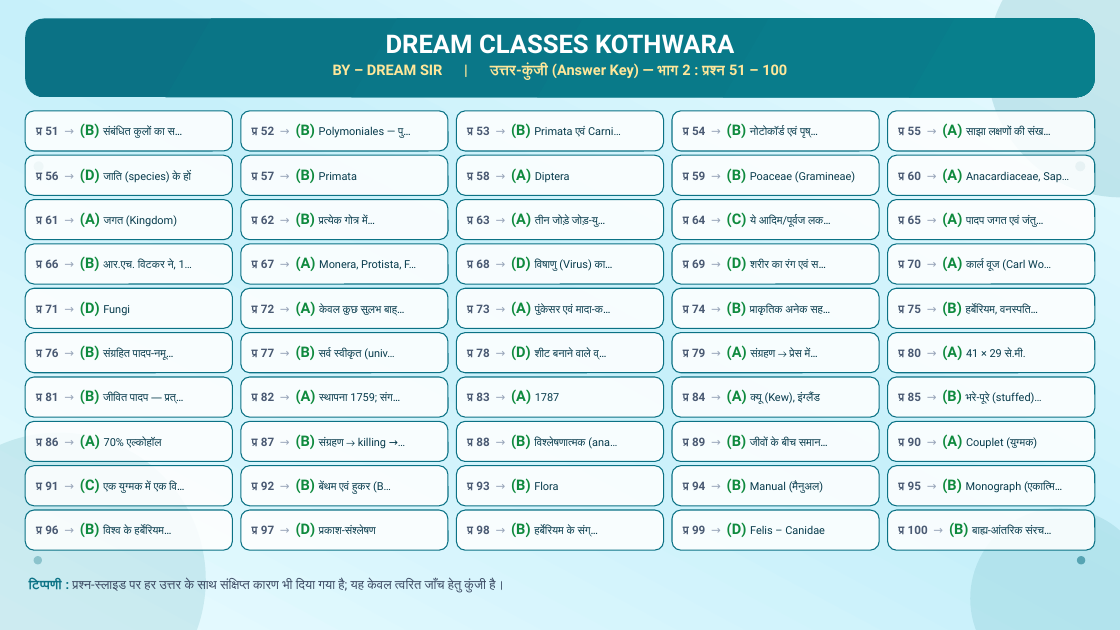
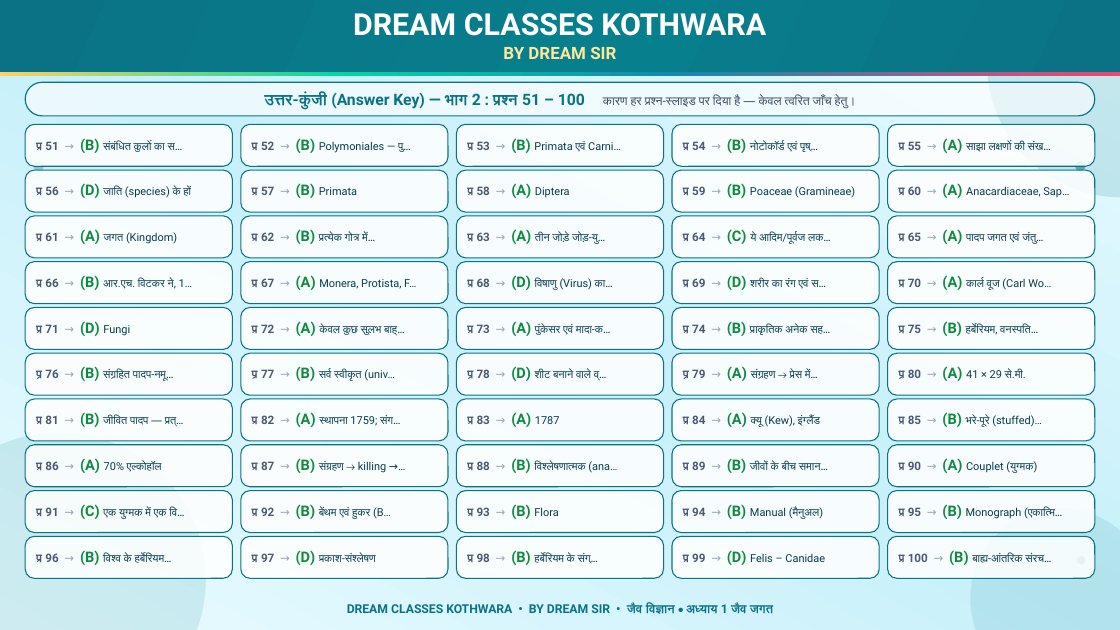
Before and after one commit to funnypawan/ppp, a slide deck: slide 103 of Biology_Ch1_Jaiv_Jagat_100_MCQ_Dream_Classes.pptx. Drawn at 1120x630 pixels with LibreOffice and Linux fonts; fonts in the diff are those of the drawing. Boxes give left, top, right and bottom in pixels: in the first picture for what was removed or moved away, otherwise in the second. Text is boxed around its words. In the diff, an @@ line names an element or a change of style, - is before the commit and + after.

Commit message:
Header: put DREAM CLASSES KOTHWARA + BY DREAM SIR at the very top of every slide
- header() ab full-bleed top banner banata hai (0 → 0.94in), white 30pt bold
  "DREAM CLASSES KOTHWARA" (line 1) aur theek neeche 16.5pt "BY DREAM SIR" (line 2),
  rainbow divider ke saath — sabhi 104 slides par (100 question slides including).
- Title slide banner 0→1.12in (34/18pt) with 2-line block, naya chapter-theme band,
  "100 स्लाइड" chip, topic-wise प्रश्न-रेंज strip; closing slide bhi header() use karta hai.
- Answer-key slides: banner 0→0.86in + alag white title bar, grid ko footer se bachane
  ke liye pitch tighten (chh 0.500 / gap 0.045, footer y=7.08).
- Question slides ko thoda upar shift karke fonts bade: question 23→16pt ladder,
  options 19→14pt ladder, obot 6.40.
- qa.py me naya check: NO-TOP-BANNER / BANNER-LINE1 / BANNER-LINE2 — 104/104 pass.

```diff
--- a/Biology_Ch1_Jaiv_Jagat_100_MCQ_Dream_Classes.pptx
+++ b/Biology_Ch1_Jaiv_Jagat_100_MCQ_Dream_Classes.pptx
@@ rectangle "DREAM CLASSES KOTHWARA": place and size @@
-rectangle "DREAM CLASSES KOTHWARA" at (25, 18, 1095, 97)
+rectangle "DREAM CLASSES KOTHWARA" at (0, 0, 1120, 72)
@@ rectangle "DREAM CLASSES KOTHWARA" at (0, 0, 1120, 72): rounded rectangle to rectangle @@
@@ text in rectangle at (353, 13, 766, 36): size 22 to 26 pt in "DREAM CLASSES KOTHWARA" @@
@@ text in rectangle at (503, 46, 616, 59): text changed; size 12.5 to 14.5 pt @@
-BY – DREAM SIR | उत्तर-कुंजी (Answer Key) — भाग 2 : प्रश्न 51 – 100
+BY DREAM SIR
@@ rectangle added at (0, 72, 1120, 76), fill gradient #FFD166 to #06D6A0 to #118AB2 to #EF476F @@
@@ rounded rectangle added at (25, 82, 1095, 116), fill #FFFFFF at 64% opacity, outline #0B7285 1 pt, 10.5 pt, text #3B4A63 @@
+उत्तर-कुंजी (Answer Key) — भाग 2 : प्रश्न 51 – 100 कारण हर प्रश्न-स्लाइड पर दिया है — केवल त्वरित जाँच हेतु।
@@ 15 rounded rectangles: place and size @@
-15 rounded rectangles at (25, 111, 1096, 240)
+15 rounded rectangles at (25, 124, 1096, 258)
@@ 25 rounded rectangles: place and size @@
-25 rounded rectangles at (25, 244, 1096, 462)
+25 rounded rectangles at (25, 262, 1096, 486)
@@ 10 rounded rectangles: place and size @@
-10 rounded rectangles at (25, 465, 1096, 550)
+10 rounded rectangles at (25, 491, 1096, 578)
@@ text removed at (29, 579, 504, 593) @@
-टिप्पणी : प्रश्न-स्लाइड पर हर उत्तर के साथ संक्षिप्त कारण भी दिया गया है; यह केवल त्वरित जाँच हेतु कुंजी है।
@@ text added at (347, 604, 773, 614), 10.5 pt, text #0B7285, bold @@
+DREAM CLASSES KOTHWARA • BY DREAM SIR • जैव विज्ञान • अध्याय 1 जैव जगत
```
Also in this commit, not shown: 103 other slides changed, 3 other files.
